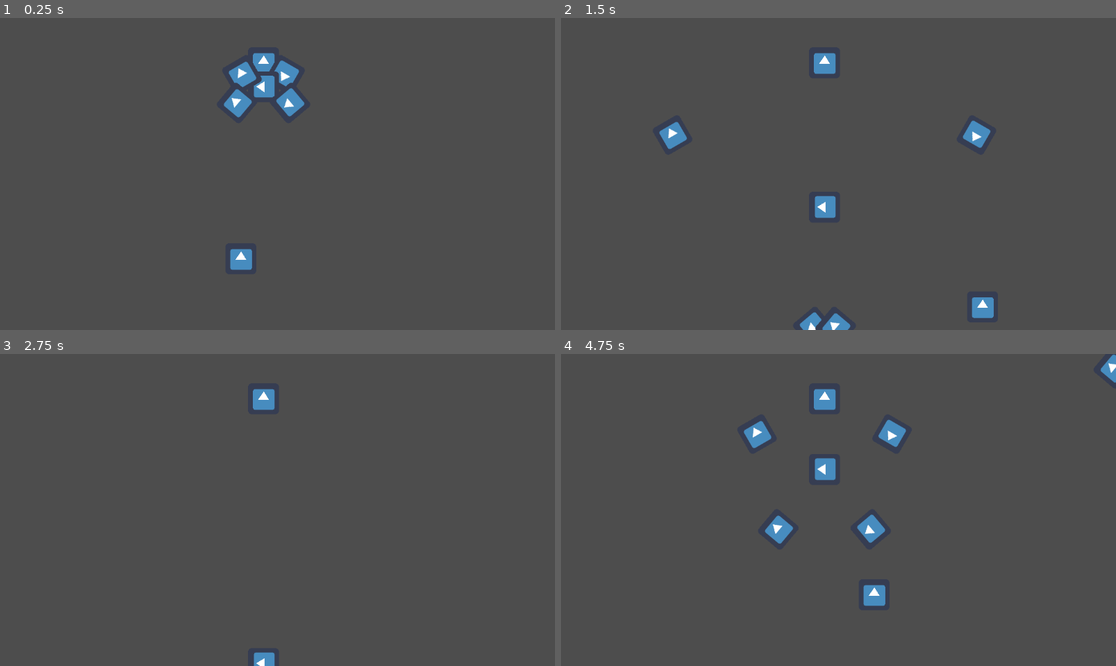
Above: before the commit, frames 1-4 (two rows, left to right).
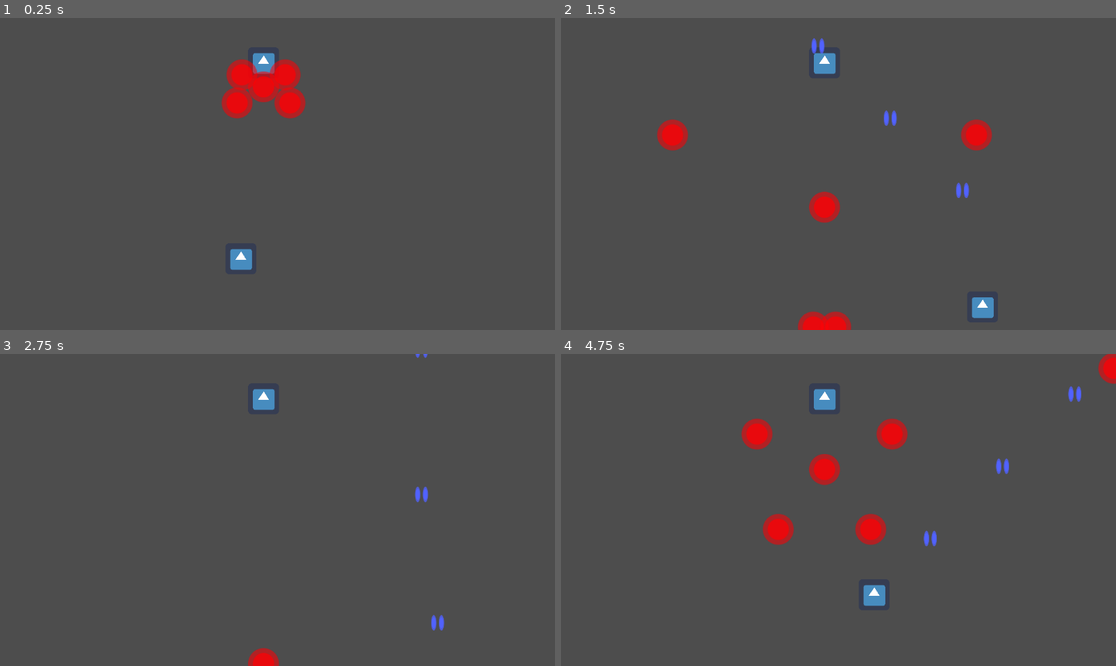
Above: after the commit, the same moments.

Repository: pham-t-alex/Timestop-Bullet-Hell
Game: Godot game, scene res://Scenes/level.tscn
Same seed, same stepped clock (60 frames per second), same inputs: the game is played once before the commit and once after it. The engine's default icon, where the game draws it, is replaced by a stand-in: a white triangle on a blue panel in a dark square.
Inputs:
- Up to frame 1 (0.25 s): no input
- Up to frame 2 (1.5 s): hold D (Right) 0.53-1.28 s; hold S (Down) from 1.28 s (still down)
- Up to frame 3 (2.75 s): release S (Down) at 2.03 s; hold D (Right) from 2.03 s (still down)
- Up to frame 4 (4.75 s): release D (Right) at 2.78 s; hold W (Up) 2.78-3.53 s; hold A (Left) from 3.53 s (still down)

The runs differ from the first frame. In frame 1, 2.1% of the frame differs, in the area x 39-56%, y 13-33%; in frame 2, 2.1%; in frame 3, 0.5%; in frame 4, 2.8%, in the area x 32-100%, y 0-62%.

Commit message:
player bullet shooting finished, sprites

Diff:
--- a/Scenes/bullet.tscn
+++ b/Scenes/bullet.tscn
@@ -1,16 +1,16 @@
 [gd_scene load_steps=4 format=3 uid="uid://cid1hljh4raks"]
 
-[ext_resource type="Texture2D" uid="uid://bwhiuu3218r88" path="res://icon.png" id="1_2r1d6"]
 [ext_resource type="Script" path="res://Scenes/bullet.gd" id="1_dmgkm"]
+[ext_resource type="Texture2D" uid="uid://b6jg2tl28giyd" path="res://Sprites/circlebullet.png" id="2_uw82n"]
 
-[sub_resource type="RectangleShape2D" id="RectangleShape2D_0m387"]
-size = Vector2(64, 64)
+[sub_resource type="CircleShape2D" id="CircleShape2D_s5eq4"]
+radius = 32.0156
 
 [node name="Bullet" type="Area2D"]
 script = ExtResource("1_dmgkm")
 
 [node name="Sprite2D" type="Sprite2D" parent="."]
-texture = ExtResource("1_2r1d6")
+texture = ExtResource("2_uw82n")
 
 [node name="CollisionShape2D" type="CollisionShape2D" parent="."]
-shape = SubResource("RectangleShape2D_0m387")
+shape = SubResource("CircleShape2D_s5eq4")
--- a/Scenes/level.gd
+++ b/Scenes/level.gd
@@ -19,5 +19,10 @@
 
 func _on_player_generate_bullet(pos: Vector2) -> void:
 	var bullet := PLAYER_BULLET_SCENE.instantiate()
+	var bullet2 := PLAYER_BULLET_SCENE.instantiate()
 	$PlayerBullets.add_child(bullet)
-	bullet.position = pos
+	$PlayerBullets.add_child(bullet2)
+	bullet.position = pos + Vector2(-8, 0)
+	bullet2.position = pos + Vector2(8, 0)
+	bullet.rotate(deg_to_rad(90))
+	bullet2.rotate(deg_to_rad(90))
--- a/Scenes/player.gd
+++ b/Scenes/player.gd
@@ -9,3 +9,6 @@
 	velocity = direction * speed
 
 	move_and_slide()
+
+func shoot() -> void:
+	generate_bullet.emit(position)
--- a/Scenes/player.tscn
+++ b/Scenes/player.tscn
@@ -13,3 +13,9 @@
 
 [node name="Sprite2D" type="Sprite2D" parent="."]
 texture = ExtResource("2_jsh68")
+
+[node name="FireDelay" type="Timer" parent="."]
+wait_time = 0.3
+autostart = true
+
+[connection signal="timeout" from="FireDelay" to="." method="shoot"]
--- a/Scenes/player_bullet.gd
+++ b/Scenes/player_bullet.gd
@@ -1,7 +1,7 @@
 extends Area2D
 
 @export var damage: int
-@export var velocity: Vector2
+@export var velocity := Vector2(0, -500)
 
 # Called when the node enters the scene tree for the first time.
 func _ready() -> void:
--- a/Scenes/player_bullet.tscn
+++ b/Scenes/player_bullet.tscn
@@ -1,18 +1,20 @@
-[gd_scene load_steps=4 format=3 uid="uid://bfwbryw877v8a"]
+[gd_scene load_steps=4 format=3 uid="uid://8sidel3krcel"]
 
 [ext_resource type="Script" path="res://Scenes/player_bullet.gd" id="1_03d2g"]
-[ext_resource type="Texture2D" uid="uid://bwhiuu3218r88" path="res://icon.png" id="2_dtkf8"]
+[ext_resource type="Texture2D" uid="uid://df76p3jhiypcu" path="res://Sprites/playerbullet.png" id="2_fki4x"]
 
-[sub_resource type="RectangleShape2D" id="RectangleShape2D_0m387"]
-size = Vector2(64, 64)
+[sub_resource type="CapsuleShape2D" id="CapsuleShape2D_lpujx"]
+radius = 5.0
+height = 28.0
 
 [node name="PlayerBullet" type="Area2D"]
 script = ExtResource("1_03d2g")
 damage = 10
-velocity = Vector2(0, -100)
 
 [node name="Sprite2D" type="Sprite2D" parent="."]
-texture = ExtResource("2_dtkf8")
+scale = Vector2(0.5, 0.5)
+texture = ExtResource("2_fki4x")
 
 [node name="CollisionShape2D" type="CollisionShape2D" parent="."]
-shape = SubResource("RectangleShape2D_0m387")
+rotation = 1.5708
+shape = SubResource("CapsuleShape2D_lpujx")
Binary file added: Sprites/arrowbullet.png
Not shown, added: Sprites/arrowbullet.png.import
Binary file added: Sprites/circlebullet.png
Not shown, added: Sprites/circlebullet.png.import
Binary file added: Sprites/playerbullet.png
Not shown, added: Sprites/playerbullet.png.import
